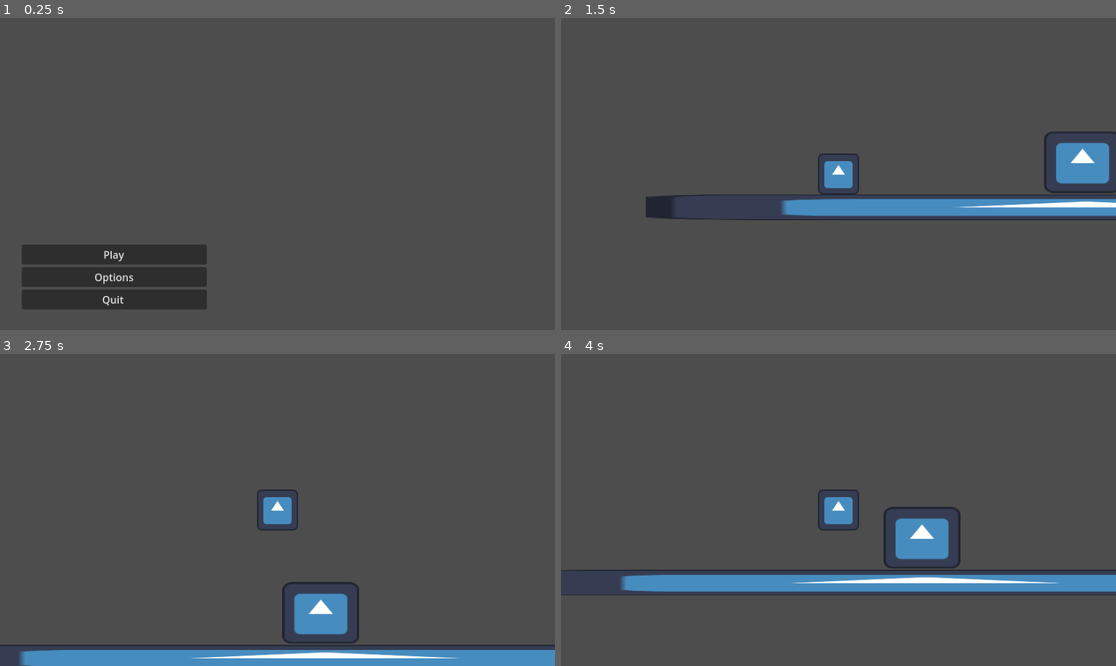
Above: before the commit, frames 1-4 (two rows, left to right).
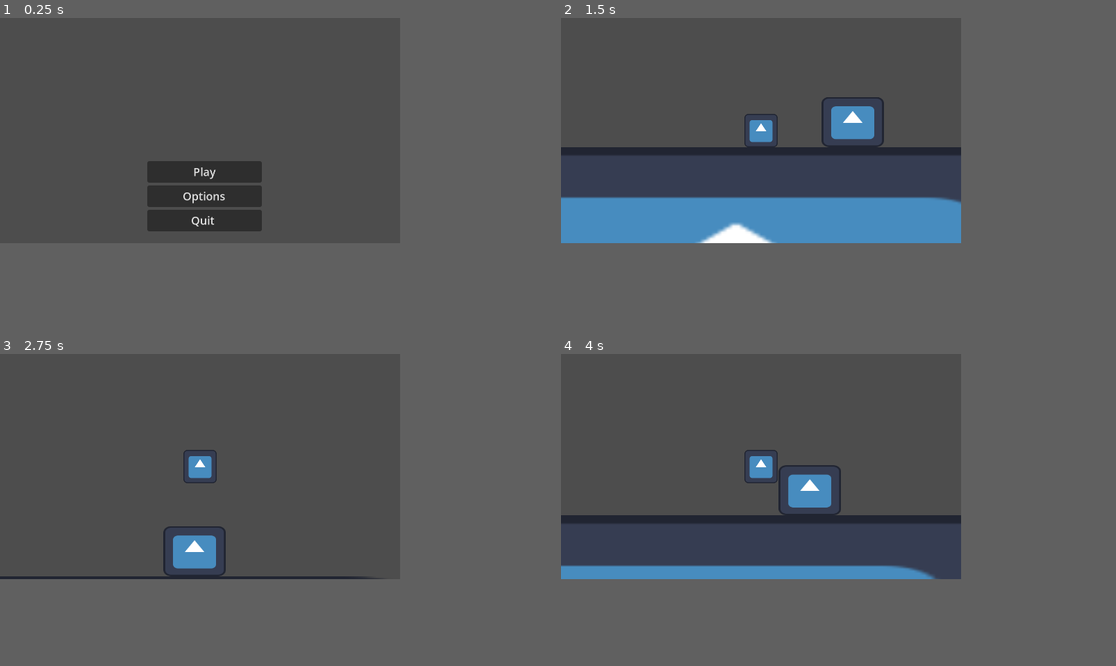
Above: after the commit, the same moments.

Repository: Fallendusk89/MyFirstGameJam
Game: Godot game, scene res://Menu/Menu.tscn
Two runs of this game, one before a commit and one after it. Both use one fixed random seed, a clock stepped at 60 frames per second and the inputs below. The engine's default icon, where the game draws it, is replaced by a stand-in: a white triangle on a blue panel in a dark square.
Inputs:
- Up to frame 1 (0.25 s): no input
- Up to frame 2 (1.5 s): click "Play" at 0.5 s; hold D (move_right) from 1.28 s (still down)
- Up to frame 3 (2.75 s): keep holding D (move_right); tap Space (jump) at 1.52, 2.27 s
- Up to frame 4 (4 s): release D (move_right) at 2.78 s; hold A (move_left) 2.78-3.53 s; hold D (move_right) from 3.53 s (still down); tap Space (jump) at 3.77 s
The window is 799x449 before the commit and 576x324 after it. Grey fills any space a smaller window leaves; there, only what the larger window draws over its background counts as a difference.

The runs differ from the first frame. In frame 1, 10% of the frame differs, in the area x 4-48%, y 45-94%; in frame 2, 17%, in the area x 0-100%, y 25-73%; in frame 3, 9.7%; in frame 4, 12%.

Commit message:
Add files via upload

Diff:
--- a/Level_1/Level_1.tscn
+++ b/Level_1/Level_1.tscn
@@ -12,10 +12,11 @@
 [node name="Level_1" type="Node2D"]
 
 [node name="Ground" type="StaticBody2D" parent="."]
-position = Vector2(315, 408)
+position = Vector2(20, 139)
 
 [node name="Sprite2D" type="Sprite2D" parent="Ground"]
-scale = Vector2(5.35938, 0.15625)
+position = Vector2(0, 119.5)
+scale = Vector2(5.35938, 2.02344)
 texture = ExtResource("1_6bw6l")
 
 [node name="CollisionShape2D" type="CollisionShape2D" parent="Ground"]
@@ -23,14 +24,15 @@
 shape = SubResource("RectangleShape2D_unf1m")
 
 [node name="Player" parent="." instance=ExtResource("1_hv87v")]
-position = Vector2(97, 296)
+position = Vector2(19, 84)
 
 [node name="Box" type="StaticBody2D" parent="."]
-position = Vector2(312, 373)
+position = Vector2(132, 105)
 
 [node name="Sprite2D" type="Sprite2D" parent="Box"]
 scale = Vector2(0.46875, 0.375)
 texture = ExtResource("1_6bw6l")
 
 [node name="CollisionShape2D" type="CollisionShape2D" parent="Box"]
+position = Vector2(0, -1)
 shape = SubResource("RectangleShape2D_wwqgj")
--- a/Menu/Menu.tscn
+++ b/Menu/Menu.tscn
@@ -13,10 +13,11 @@
 
 [node name="MarginContainer" type="MarginContainer" parent="."]
 layout_mode = 0
-offset_left = 34.0
-offset_top = 353.0
-offset_right = 322.0
-offset_bottom = 454.0
+offset_left = 106.0
+offset_top = 103.0
+offset_right = 271.0
+offset_bottom = 204.0
+scale = Vector2(0.5, 0.5)
 
 [node name="VBoxContainer" type="VBoxContainer" parent="MarginContainer"]
 layout_mode = 2
--- a/Player/Player.tscn
+++ b/Player/Player.tscn
@@ -18,4 +18,4 @@
 shape = SubResource("RectangleShape2D_t74sn")
 
 [node name="Camera2D" type="Camera2D" parent="."]
-zoom = Vector2(2, 2)
+zoom = Vector2(0.75, 0.75)
--- a/project.godot
+++ b/project.godot
@@ -21,6 +21,7 @@
 window/size/viewport_height=162
 window/size/window_width_override=864
 window/size/window_height_override=486
+window/stretch/mode="canvas_items"
 
 [input]
 
